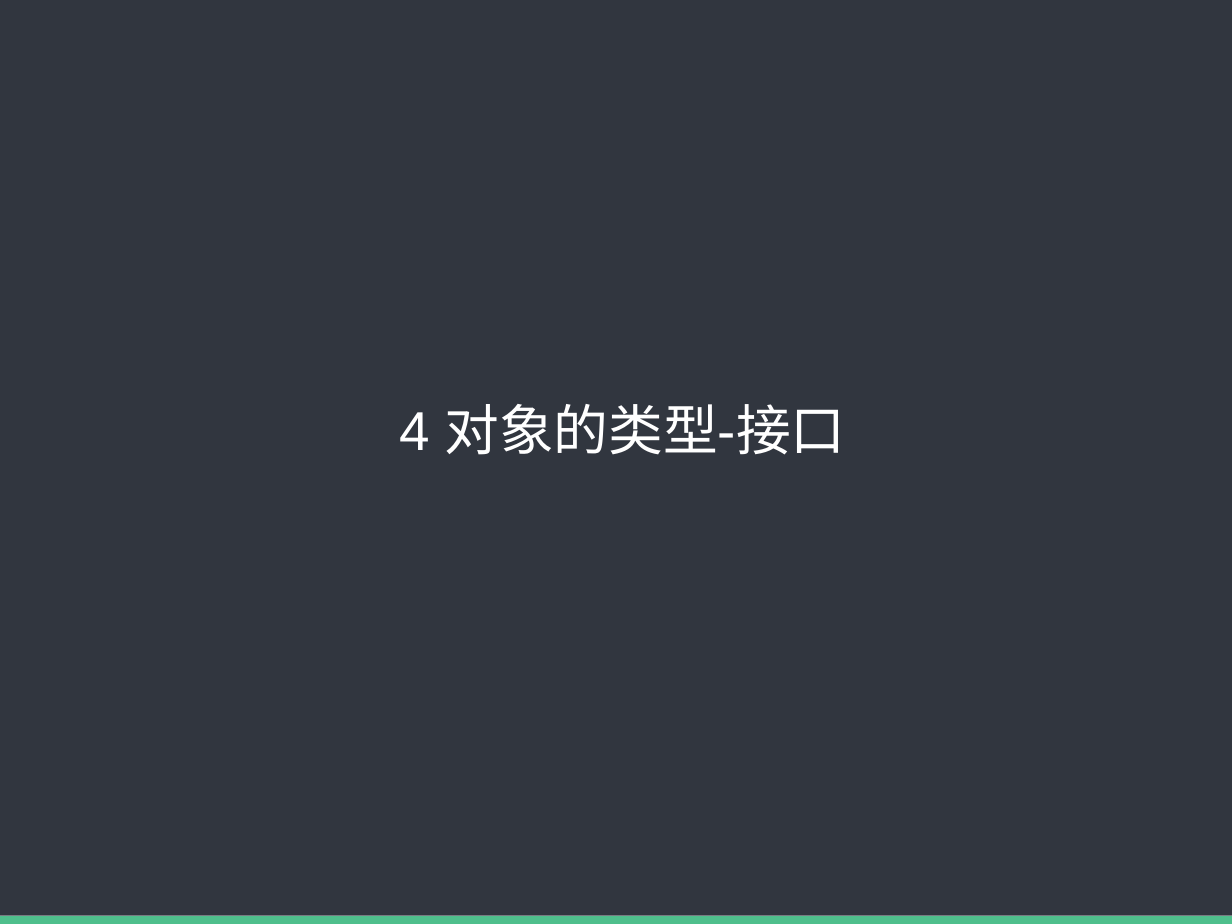
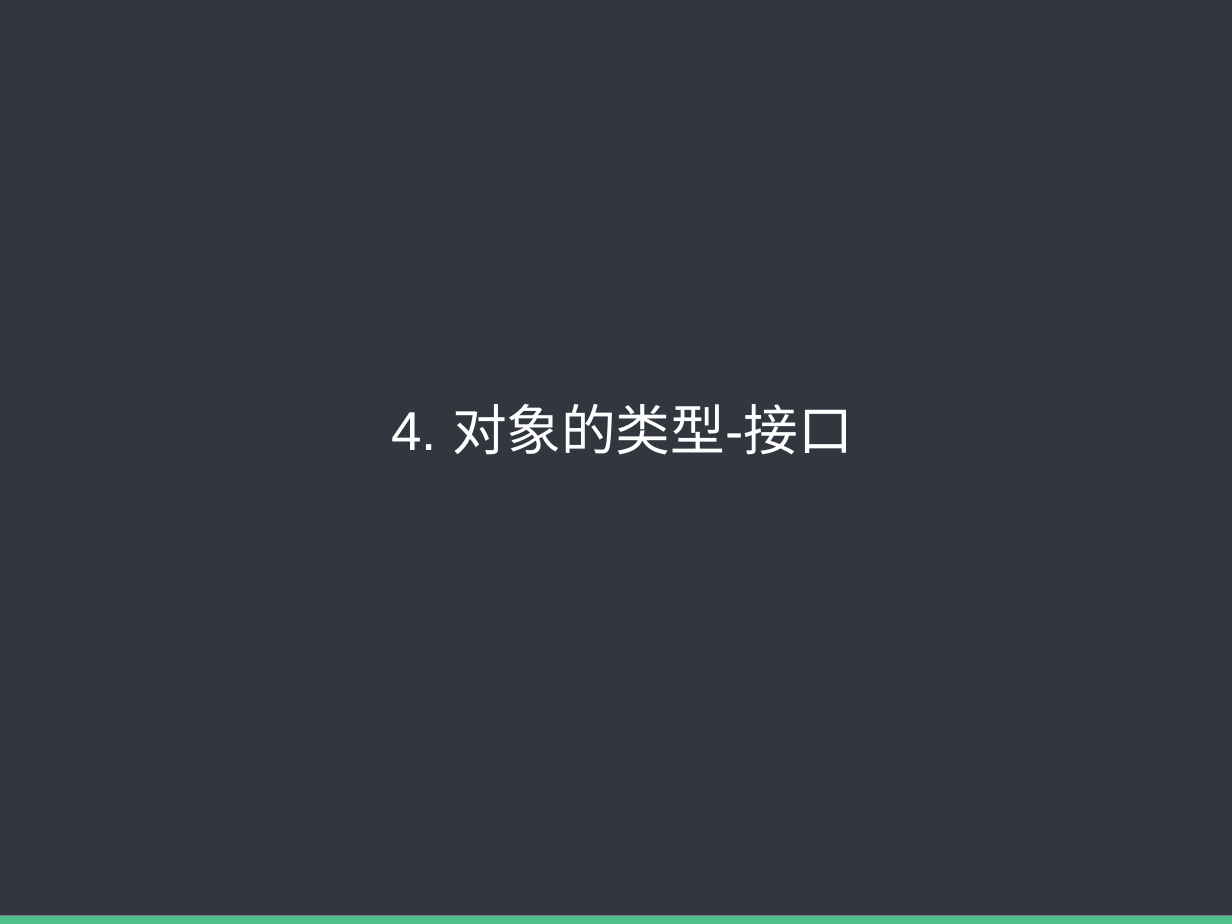
Before and after one commit to baixiaoyu2997/typescript-share, a slide deck: slide 13 of TS内部分享.pptx. Drawn at 1232x924 pixels with LibreOffice and Linux fonts; fonts in the diff are those of the drawing. Boxes give left, top, right and bottom in pixels: in the first picture for what was removed or moved away, otherwise in the second. Text is boxed around its words. In the diff, an @@ line names an element or a change of style, - is before the commit and + after.

```diff
--- a/TS内部分享.pptx
+++ b/TS内部分享.pptx
@@ text at [392,404,853,455]: text changed @@
-4 对象的类型-接口
+4. 对象的类型-接口
```
Also in this commit, not shown: 1 other slide changed, 2 slides added, 1 other file.
